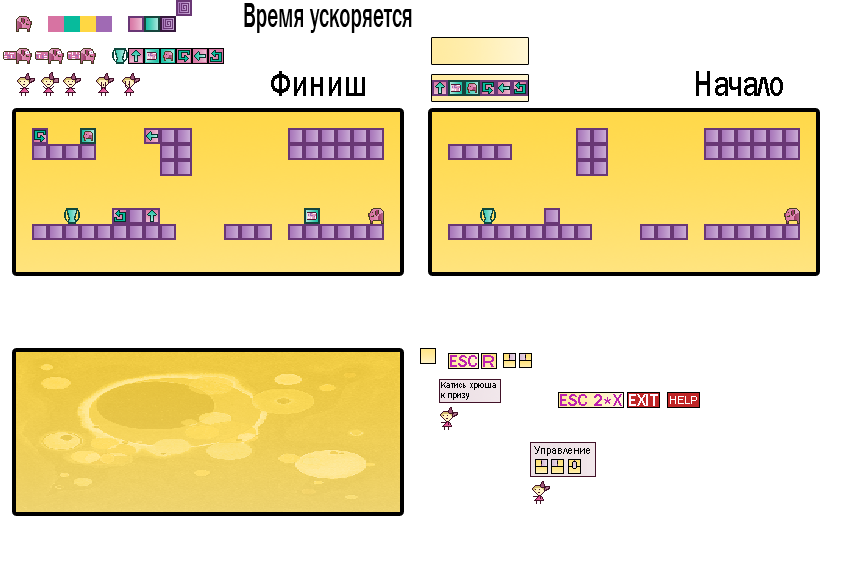
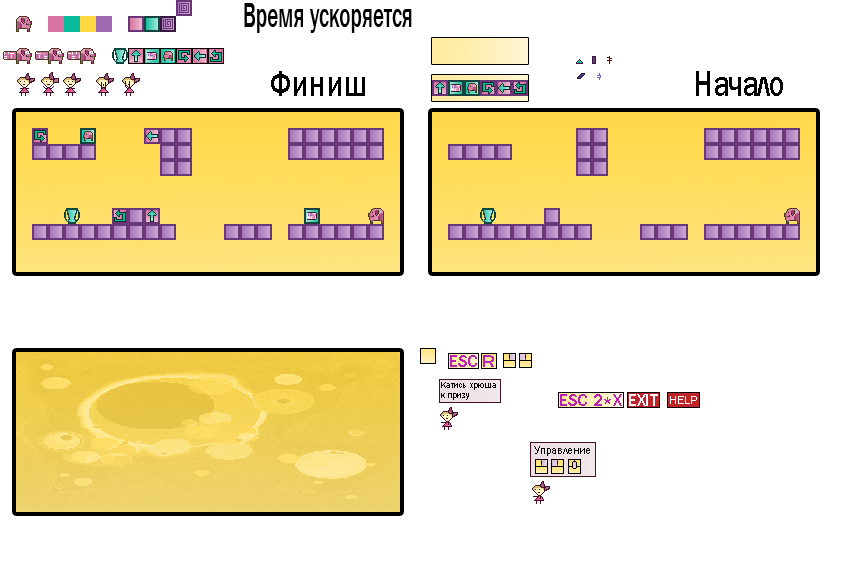
Two versions of the same layered image (848 x 576). Layer-by-layer changes:
added layer "Слой 9" over left=576, top=56, right=612, bottom=80
